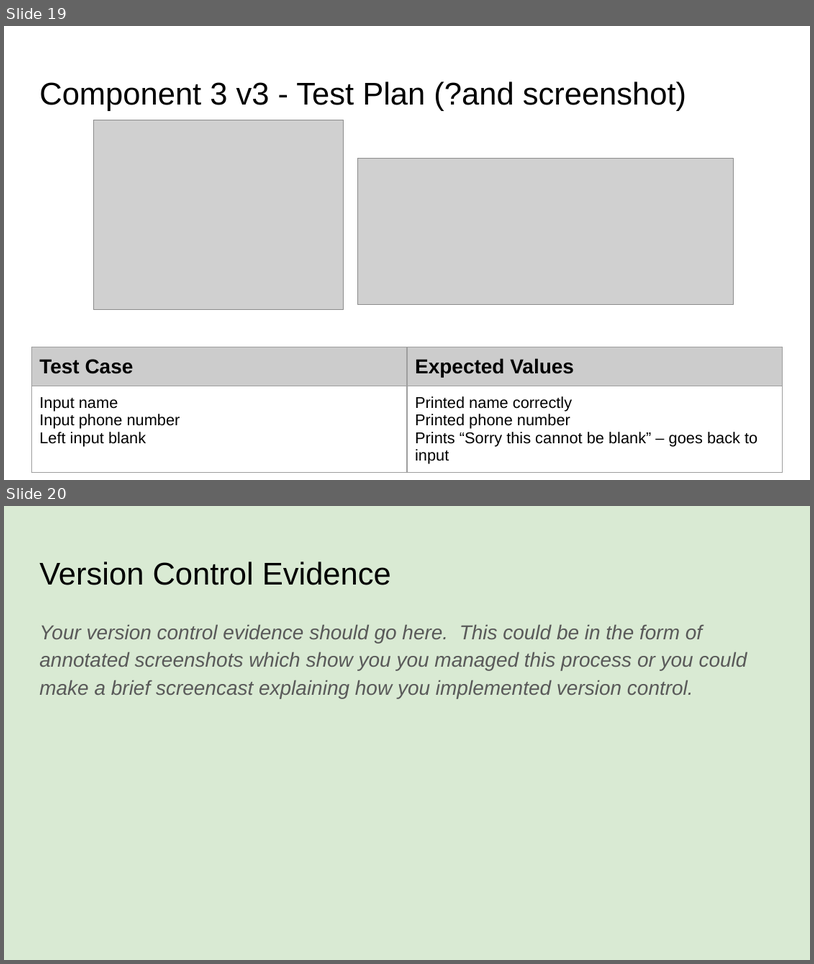
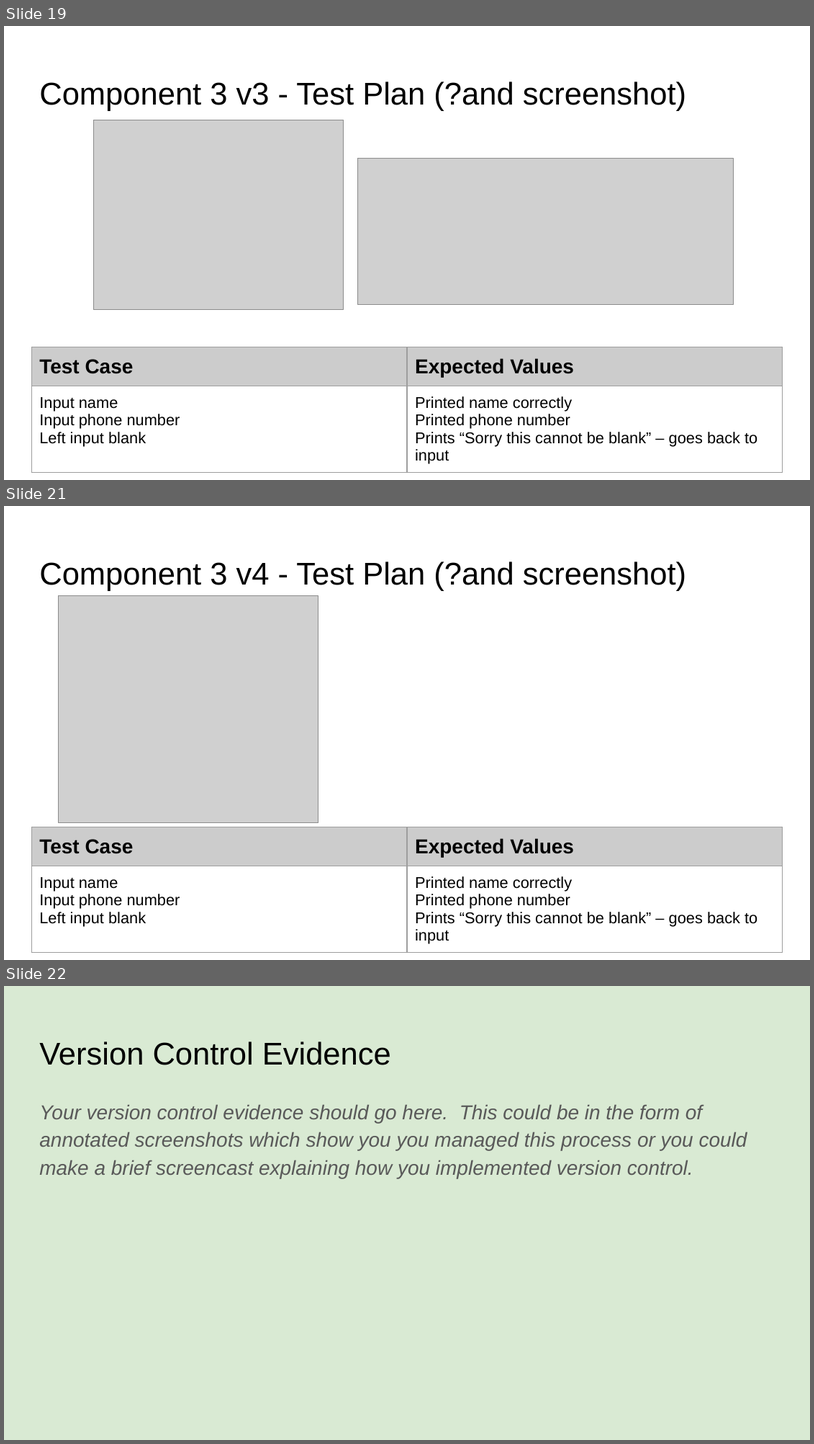
Before and after one commit to James-Wilde/Pizza_Bot, a slide deck: 022_91893+_+91897+Documentation.pptx. Shown one above the other, each under a label of ours: slides 19 and 20 before the commit, slides 19, 21 and 22 after it; the slides between them are not shown. The pictures are 814x964 and 814x1444 pixels, drawn with LibreOffice and Linux fonts; fonts in the diff are those of the drawing; grey boxes stand for pictures. Boxes give left, top, right and bottom in pixels: in the first picture for what was removed or moved away, otherwise in the second. Text is boxed around its words. In the diff, an @@ line names an element or a change of style, - is before the commit and + after.

Commit message:
Pickup version 4
Created a function for not_blank and used it to validate name and phone

```diff
--- a/022_91893+_+91897+Documentation.pptx
+++ b/022_91893+_+91897+Documentation.pptx
@@ slide 21 added at [4,506,810,960], background #FFFFFF @@
@@ title added at [39,561,687,591], 28 pt, text #000000 @@
+Component 3 v4 - Test Plan (?and screenshot)
@@ picture added at [59,595,319,822] @@
@@ table added at [31,827,783,958], 2 rows, 2 columns @@
+Test Case | Expected Values
+Input name / Input phone number / Left input blank | Printed name correctly / Printed phone number / Prints “Sorry this cannot be blank” – goes back to input
@@ what was slide 20 is now slide 22 @@
```
Also in this commit, not shown: 1 other slide added, 2 other files.
